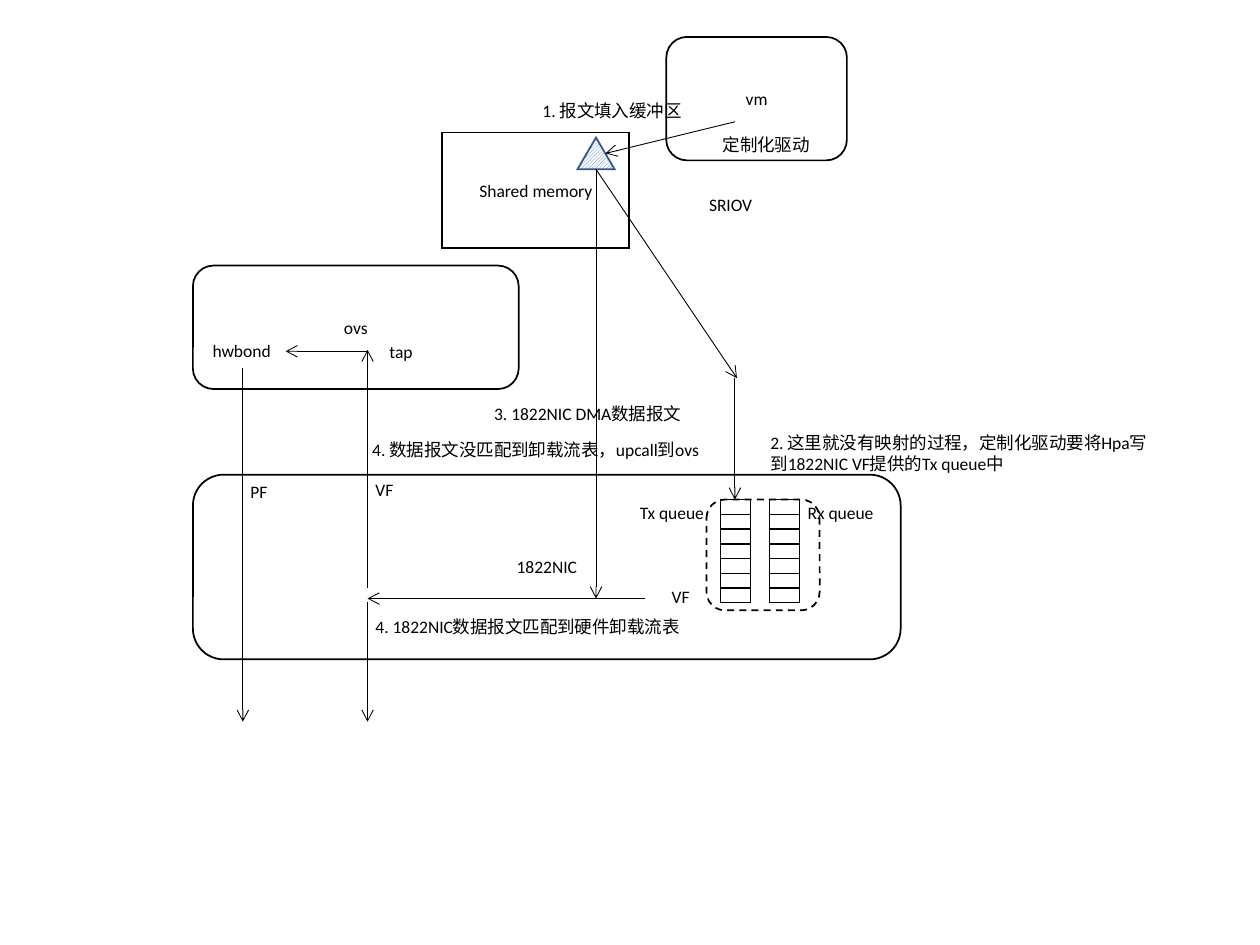
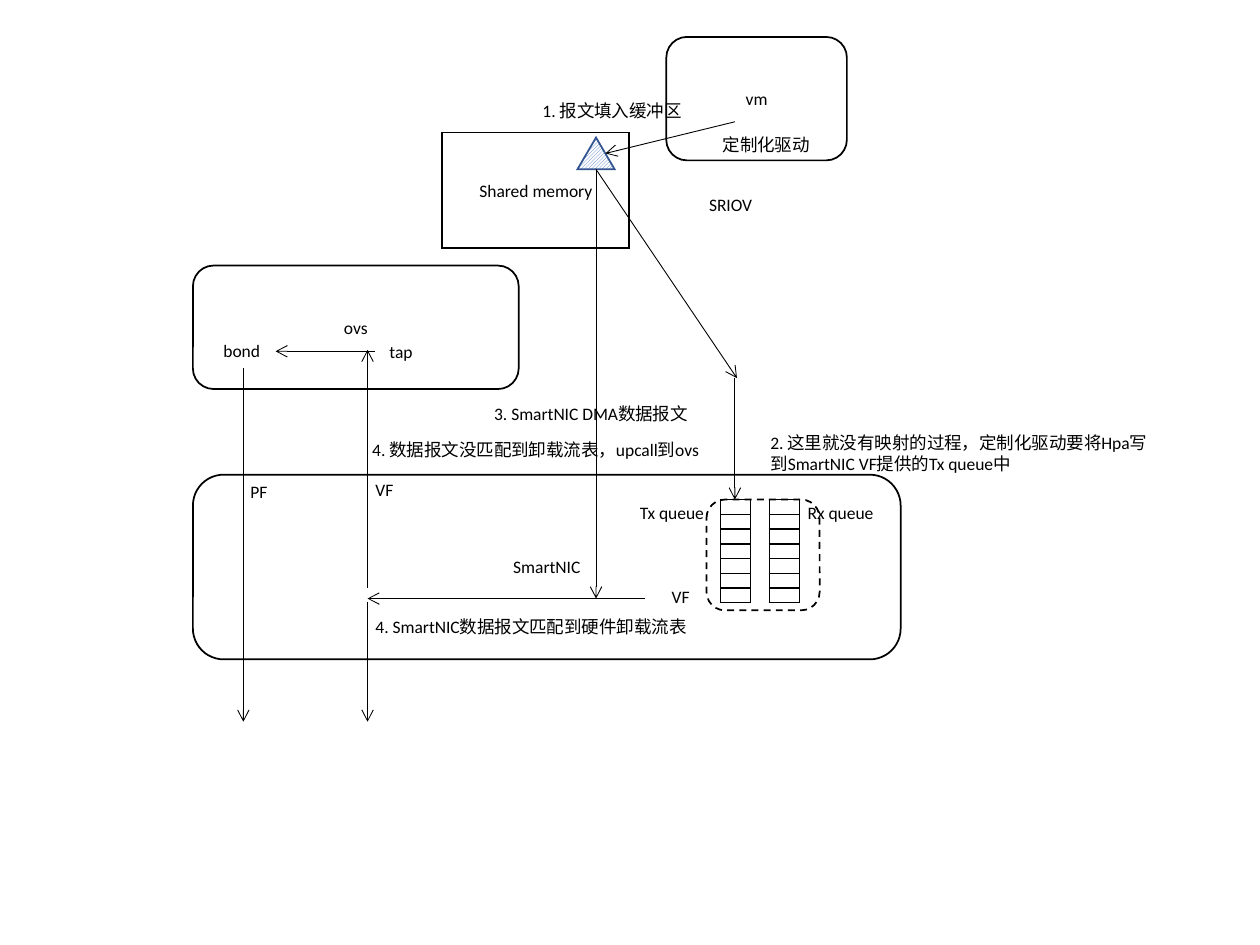
Before and after one commit to movetobe/xxx, a slide deck: slide 3 of xxx.pptx (slide 12 before the commit). Drawn at 1260x945 pixels with LibreOffice and Linux fonts; fonts in the diff are those of the drawing. Boxes give left, top, right and bottom in pixels: in the first picture for what was removed or moved away, otherwise in the second. Text is boxed around its words. In the diff, an @@ line names an element or a change of style, - is before the commit and + after.

```diff
--- a/xxx.pptx
+++ b/xxx.pptx
@@ text at (x1=223, y1=345, x2=260, y2=357): text changed @@
-hwbond
+bond
@@ arrow moved from (368, 352) - (286, 352) to (375, 352) - (276, 352) @@
@@ text at (x1=494, y1=406, x2=688, y2=425): text changed @@
-3. 1822NIC DMA数据报文
+3. SmartNIC DMA数据报文
@@ text at (x1=770, y1=434, x2=1148, y2=475): text changed @@
-2. 这里就没有映射的过程，定制化驱动要将Hpa写到1822NIC VF提供的Tx queue中
+2. 这里就没有映射的过程，定制化驱动要将Hpa写到SmartNIC VF提供的Tx queue中
@@ text in rounded rectangle at (x1=513, y1=561, x2=580, y2=573): text changed @@
-1822NIC
+SmartNIC
@@ text at (x1=375, y1=618, x2=687, y2=635): text changed @@
-4. 1822NIC数据报文匹配到硬件卸载流表
+4. SmartNIC数据报文匹配到硬件卸载流表
```
Also in this commit, not shown: 5 other slides changed, 11 slides added, 3 slides removed, 19 other files.
